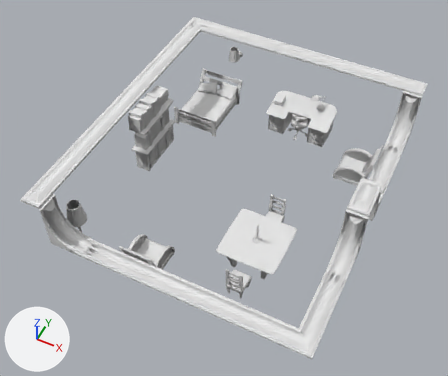
Renders of the glTF model www/models/iso_scenes/9.glb from each side of a commit.
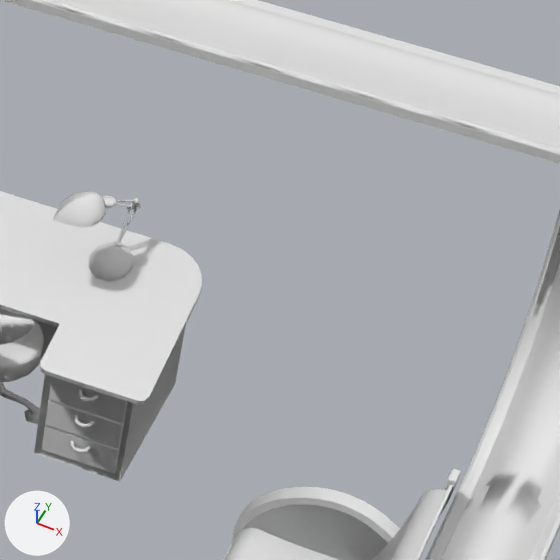
Old and new are each drawn whole from a camera (50 mm lens) standing at (16.0, -26.96, 26.34) and looking at (6.61, -8.18, 2.86) and again close up on the part from 67% to 90% of the width and 16% to 43% of the height. Lighting does not change. The marker at lower left points along +X, +Y and +Z. Materials are left out; every surface is plain grey. Where no turn or scale is listed for an object, it has been applied to the vertices. Vertices at the same position are counted once.

Names of what the first close-up shows: 'colored', 'textured_4fb35614', 'textured_739a7cec', 'textured_d74c9345'.
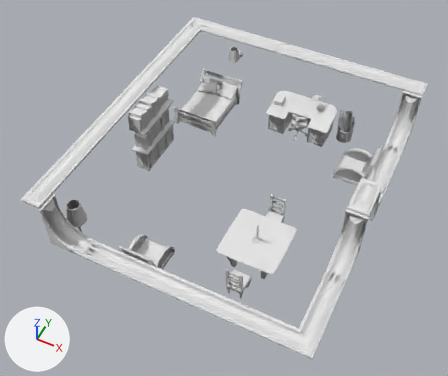
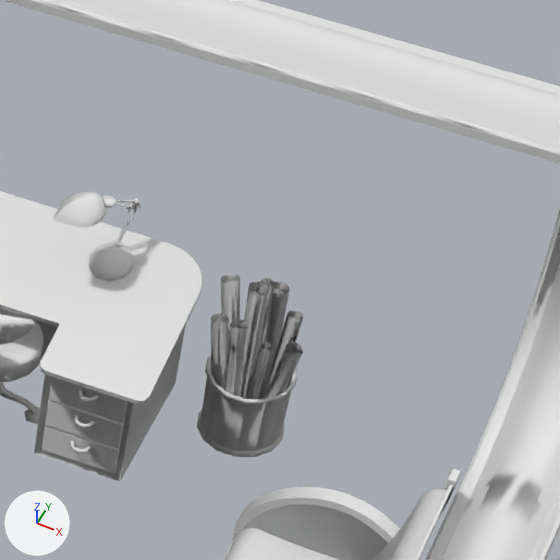
Location of each change, (x1, y1, x2, y2) in pixels of the close-ups (560 x 560 px):
'textured_6d60ae53', added
    after: (211, 274, 304, 399)
part 1 of me_mesh_0, added
    after: (197, 355, 298, 457)

What the commit changed:
me_mesh_0 is used by ob_colored; location (0.0, 0.0, 0.0).
me_mesh_0 had 21900 vertices, 44923 faces and spanned x 0.0..14.0, y -15.0..1.0, z 1.5..5.8.
me_mesh_0 now has 22014 vertices, 45147 faces and spans x 0.0..14.0, y -15.0..1.0, z 1.5..5.8.
me_mesh_0 part 1: a new loose piece of 114 vertices spanning x 10.0..11.0, y -1.0..0.0, z 1.5..2.3.
Mesh me_mesh_1_1 is new.
It has 1832 vertices, 2748 faces and spans x 9.96..10.98, y -0.99..-0.03, z 1.62..3.5.
Object 'textured_6d60ae53' (ob_textured_6d60ae53) is new; it shows me_mesh_1_1.
Its location is (0.0, 0.0, 0.0).
